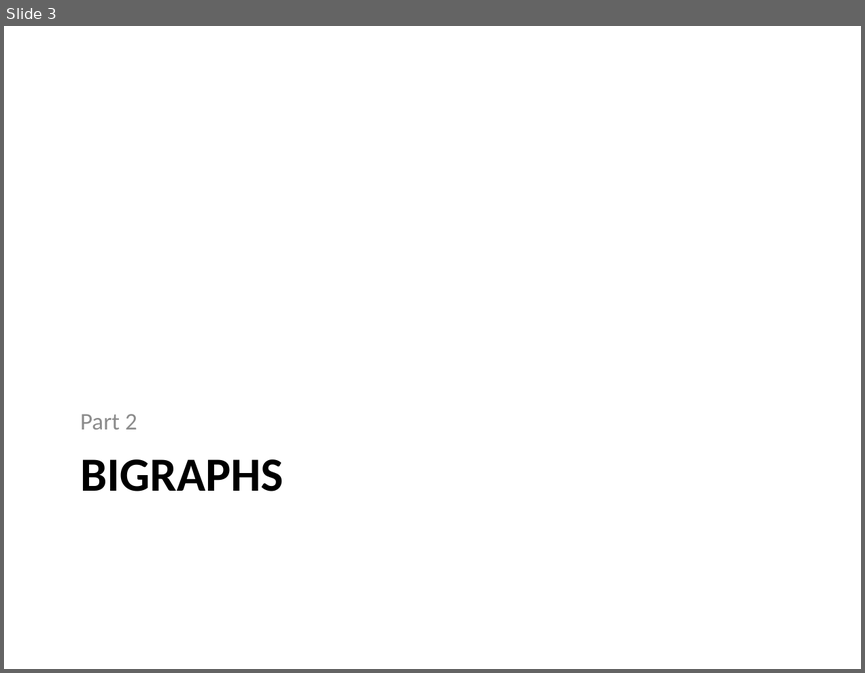
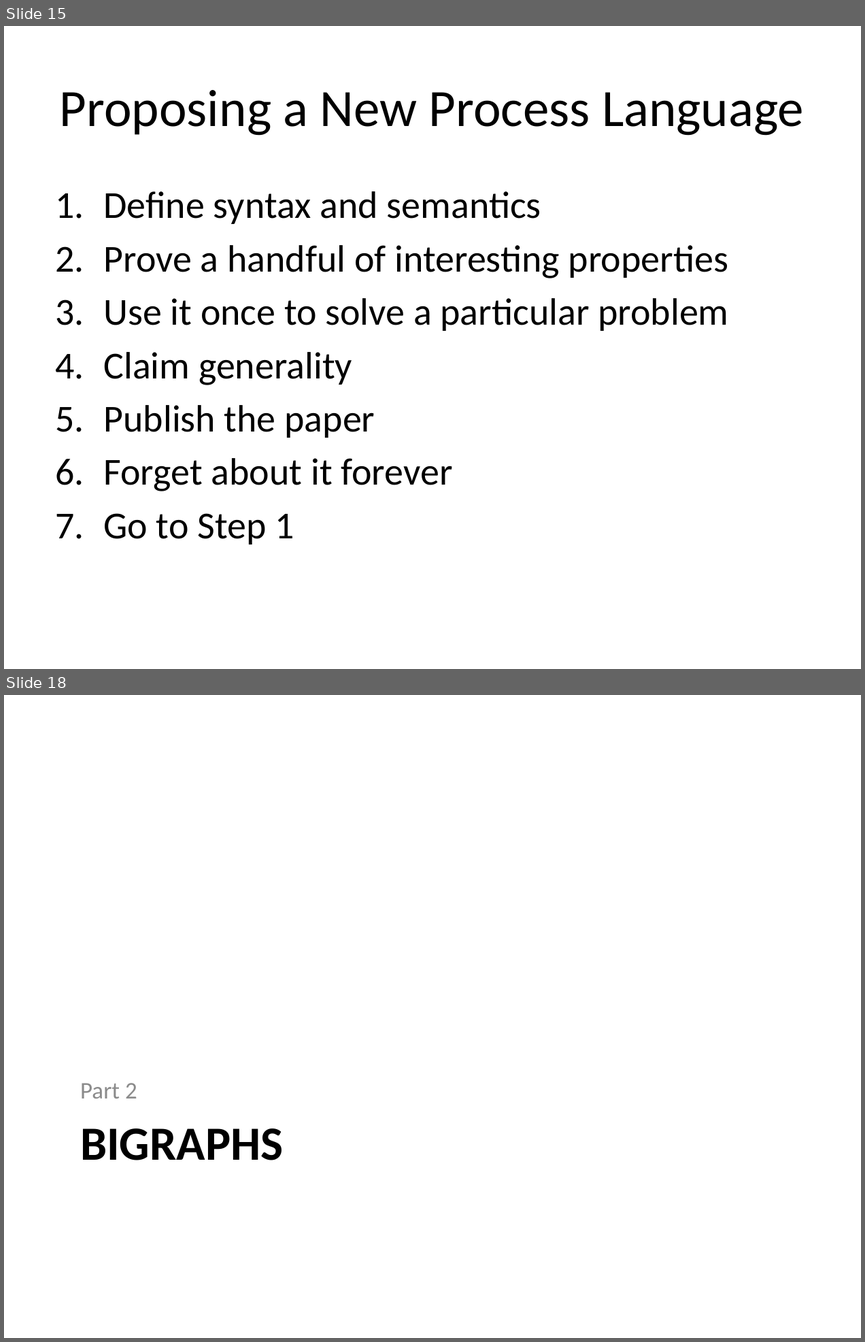
Before and after one commit to gian/defense, a slide deck: PhDDefense.pptx. Shown one above the other, each under a label of ours: slide 3 before the commit, slides 15 and 18 after it; the slides between them are not shown. The pictures are 865x673 and 865x1342 pixels, drawn with LibreOffice and Linux fonts; fonts in the diff are those of the drawing. Boxes give left, top, right and bottom in pixels: in the first picture for what was removed or moved away, otherwise in the second. Text is boxed around its words. In the diff, an @@ line names an element or a change of style, - is before the commit and + after.

```diff
--- a/PhDDefense.pptx
+++ b/PhDDefense.pptx
@@ slide 15 added at bbox=[4, 26, 861, 669], background #FFFFFF @@
@@ title added at bbox=[60, 90, 804, 135], 44 pt, text #000000 @@
+Proposing a New Process Language
@@ text added at bbox=[103, 191, 728, 544], 32 pt, text #000000 @@
+1. Define syntax and semantics
+2. Prove a handful of interesting properties
+3. Use it once to solve a particular problem
+4. Claim generality
+5. Publish the paper
+6. Forget about it forever
+7. Go to Step 1
@@ what was slide 3 is now slide 18 @@
```
Also in this commit, not shown: 14 other slides added.
